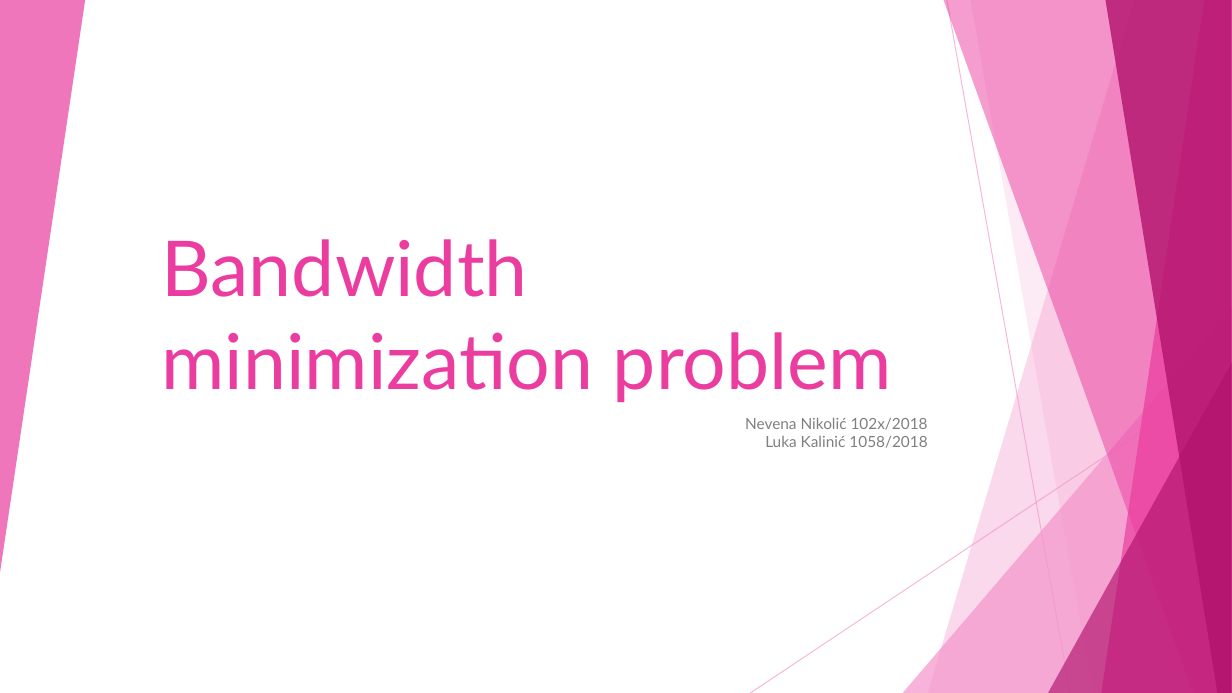
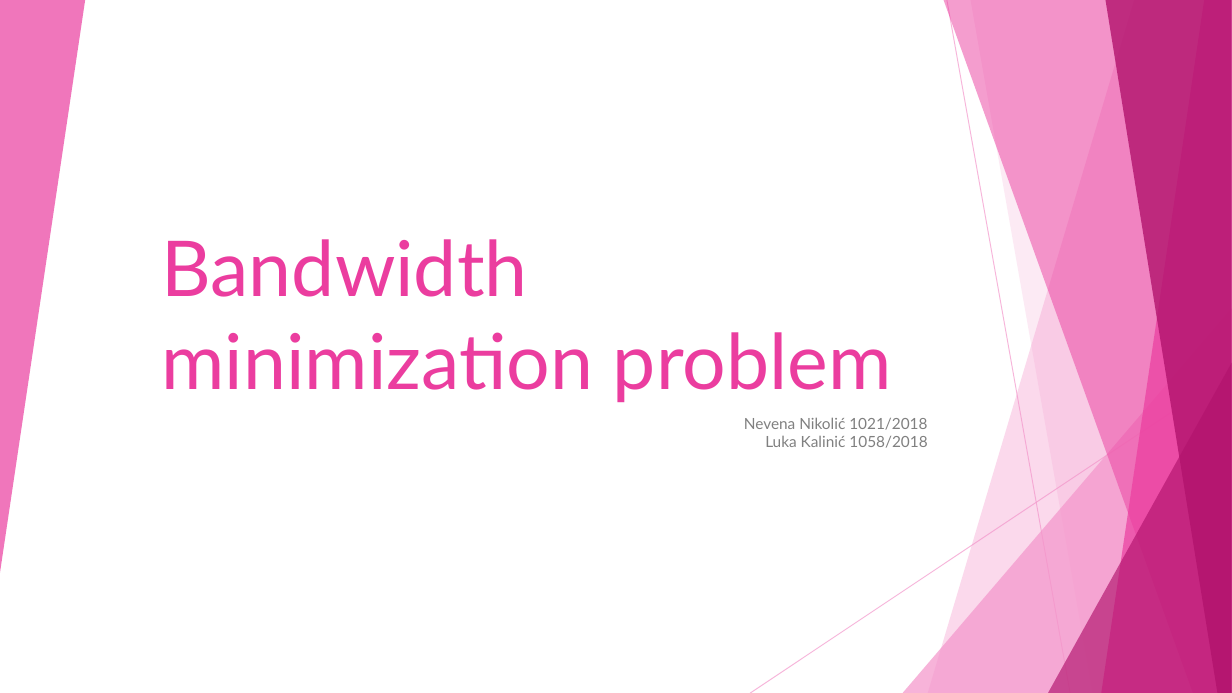
Before and after one commit to NevenaaNikolic/Bandwidth-minimization-problem, a slide deck: slide 1 of Presentation/BMP.ppsx. Drawn at 1232x693 pixels with LibreOffice and Linux fonts; fonts in the diff are those of the drawing. Boxes give left, top, right and bottom in pixels: in the first picture for what was removed or moved away, otherwise in the second. Text is boxed around its words. In the diff, an @@ line names an element or a change of style, - is before the commit and + after.

```diff
--- a/Presentation/BMP.ppsx
+++ b/Presentation/BMP.ppsx
@@ subtitle at [744, 417, 927, 430]: text changed @@
-Nevena Nikolić 102x/2018
+Nevena Nikolić 1021/2018
```
Also in this commit, not shown: 1 other slide changed, 5 slides added.
